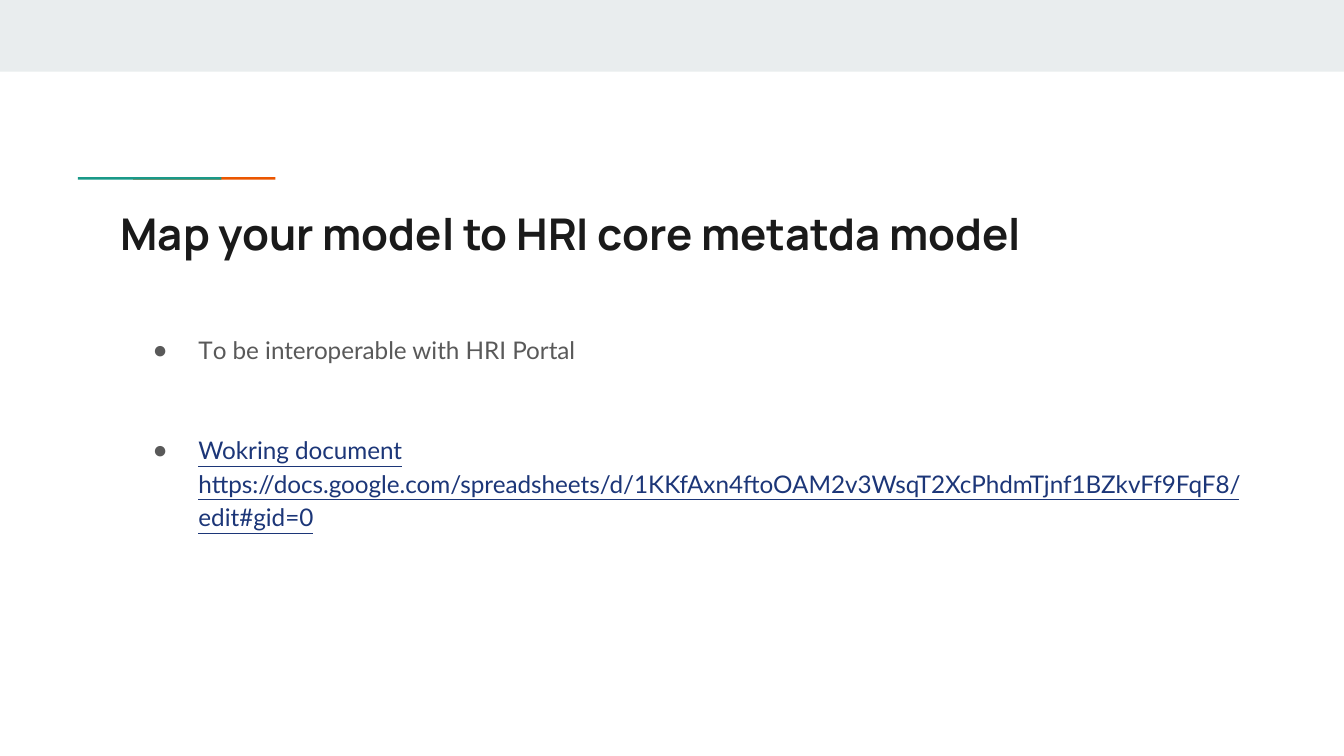
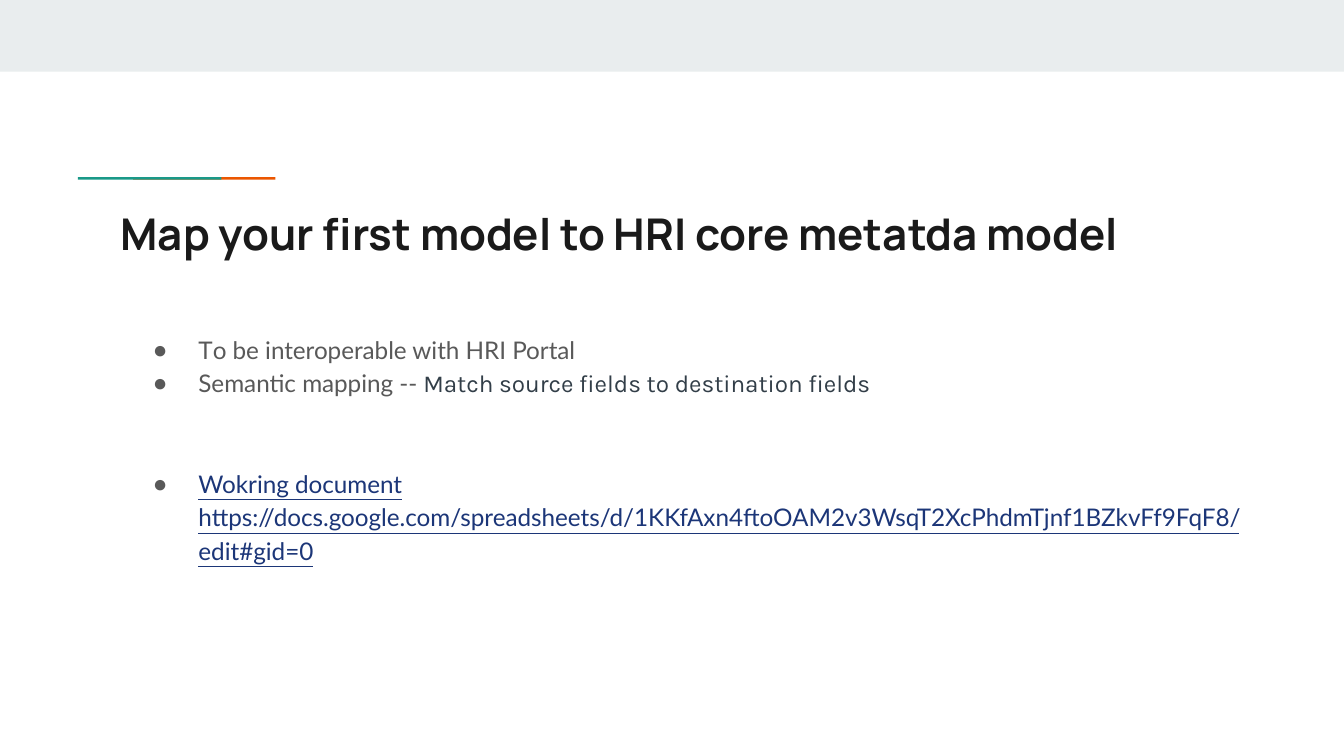
Before and after one commit to Health-RI/health-ri-metadata, a slide deck: slide 20 of Presentations/[DRAFT]HRI_Metadata_Schema_ImagingGroup_KickOff.pptx. Drawn at 1344x756 pixels with LibreOffice and Linux fonts; fonts in the diff are those of the drawing. Boxes give left, top, right and bottom in pixels: in the first picture for what was removed or moved away, otherwise in the second. Text is boxed around its words. In the diff, an @@ line names an element or a change of style, - is before the commit and + after.

```diff
--- a/Presentations/[DRAFT]HRI_Metadata_Schema_ImagingGroup_KickOff.pptx
+++ b/Presentations/[DRAFT]HRI_Metadata_Schema_ImagingGroup_KickOff.pptx
@@ title at (121, 218, 1118, 261): text changed @@
-Map your model to HRI core metatda model
+Map your first model to HRI core metatda model
@@ text at (198, 374, 870, 397): paragraph added @@
+● Semantic mapping -- Match source fields to destination fields
```
Also in this commit, not shown: 4 other slides changed.
